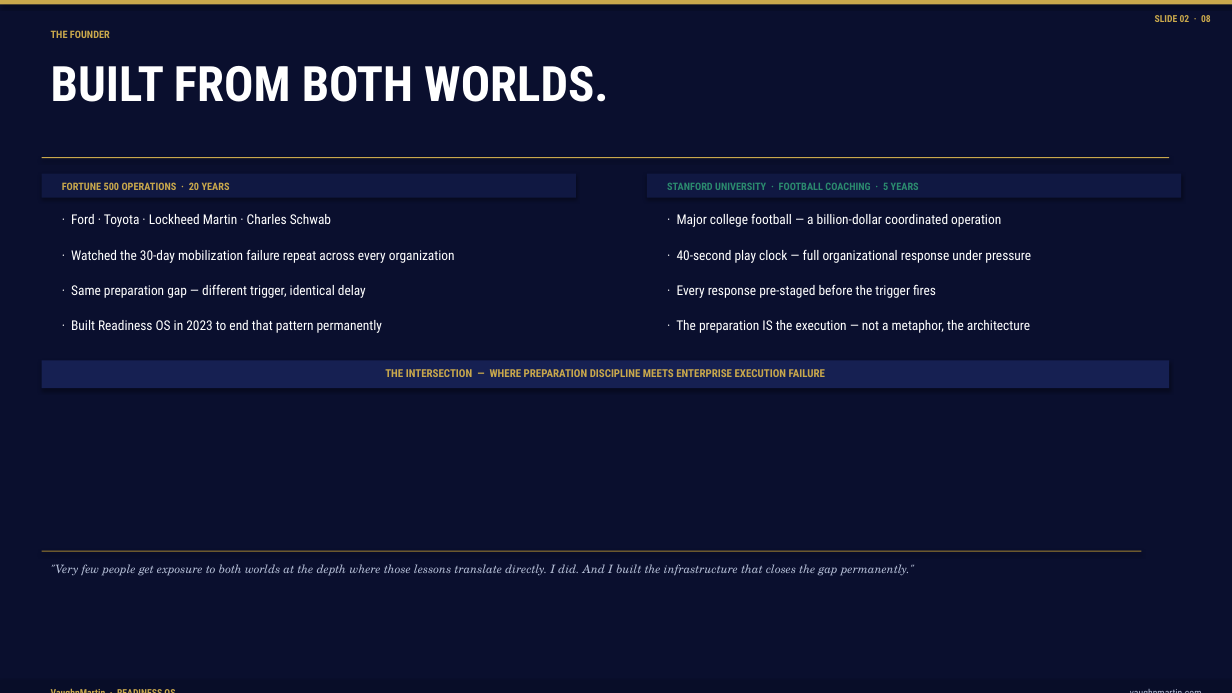
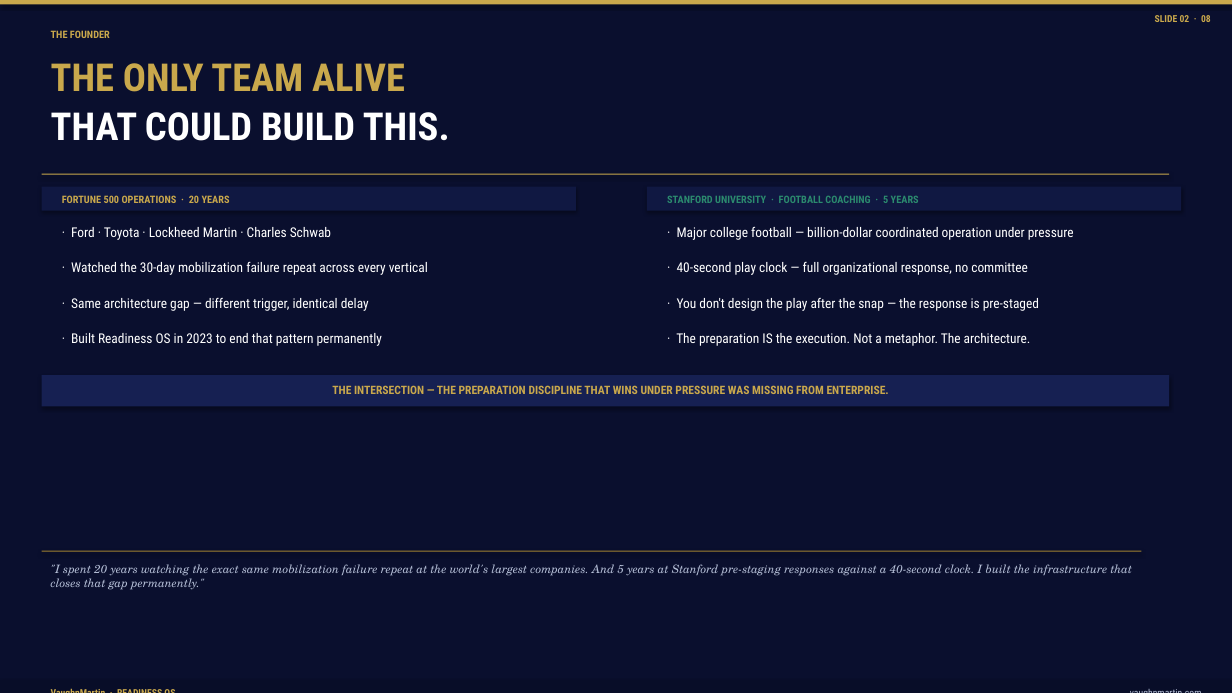
Before and after one commit to mbrunke18/CodePlatform1, a slide deck: slide 3 of attached_assets/VaughnMartin-Investor-Deck-v13-final.pptx. Drawn at 1232x693 pixels with LibreOffice and Linux fonts; fonts in the diff are those of the drawing. Boxes give left, top, right and bottom in pixels: in the first picture for what was removed or moved away, otherwise in the second. Text is boxed around its words. In the diff, an @@ line names an element or a change of style, - is before the commit and + after.

```diff
--- a/attached_assets/VaughnMartin-Investor-Deck-v13-final.pptx
+++ b/attached_assets/VaughnMartin-Investor-Deck-v13-final.pptx
@@ text at bbox=[51, 63, 405, 92]: text changed; size 38 to 30 pt; text colour #FFFFFF to #C9A84C @@
-BUILT FROM BOTH WORLDS.
+THE ONLY TEAM ALIVE
@@ text added at bbox=[51, 112, 450, 141], 30 pt, text #FFFFFF, bold @@
+THAT COULD BUILD THIS.
@@ 4 texts, 3 rectangles: place and size @@
-4 texts, 3 rectangles at bbox=[42, 157, 1181, 333]
+4 texts, 3 rectangles at bbox=[42, 174, 1181, 346]
@@ text at bbox=[677, 226, 1074, 240]: text changed @@
-· Major college football — a billion-dollar coordinated operation
+· Major college football — billion-dollar coordinated operation under pressure
@@ text at bbox=[71, 261, 428, 275]: text changed @@
-· Watched the 30-day mobilization failure repeat across every organization
+· Watched the 30-day mobilization failure repeat across every vertical
@@ text at bbox=[677, 262, 1028, 275]: text changed @@
-· 40-second play clock — full organizational response under pressure
+· 40-second play clock — full organizational response, no committee
@@ text at bbox=[71, 298, 369, 311]: text changed @@
-· Same preparation gap — different trigger, identical delay
+· Same architecture gap — different trigger, identical delay
@@ text at bbox=[677, 298, 1039, 311]: text changed @@
-· Every response pre-staged before the trigger fires
+· You don't design the play after the snap — the response is pre-staged
@@ text at bbox=[676, 333, 1031, 346]: text changed @@
-· The preparation IS the execution — not a metaphor, the architecture
+· The preparation IS the execution. Not a metaphor. The architecture.
@@ rectangle: place and size @@
-rectangle at bbox=[42, 360, 1169, 388]
+rectangle at bbox=[42, 375, 1169, 407]
@@ text at bbox=[332, 385, 889, 394]: text changed; size 8.5 to 9 pt @@
-THE INTERSECTION — WHERE PREPARATION DISCIPLINE MEETS ENTERPRISE EXECUTION FAILURE
+THE INTERSECTION — THE PREPARATION DISCIPLINE THAT WINS UNDER PRESSURE WAS MISSING FROM ENTERPRISE.
@@ text at bbox=[51, 564, 1133, 590]: text changed @@
-"Very few people get exposure to both worlds at the depth where those lessons translate directly. I did. And I built the infrastructure that closes the gap permanently."
+"I spent 20 years watching the exact same mobilization failure repeat at the world's largest companies. And 5 years at Stanford pre-staging responses against a 40-second clock. I built the infrastructure that closes that gap permanently."
```
Also in this commit, not shown: 8 other slides changed, 1 slide added, 1 slide removed, 3 other files.
